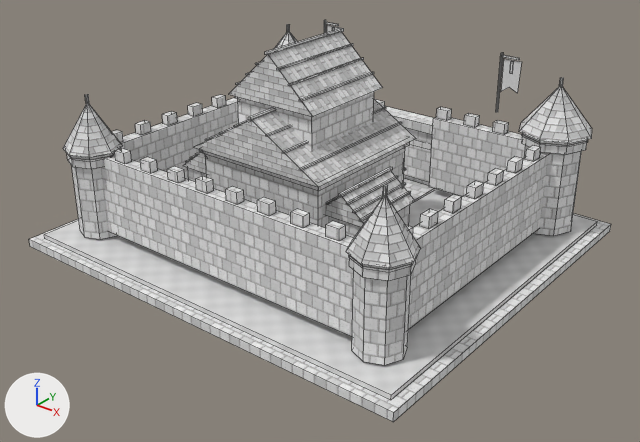
The OBJ model Unity/Assets/Eldoria/ExperimentalAshenCitadel/Meshes/AshenBastion_4.obj: old version first, new version second.
Camera for both pictures: a 50 mm lens placed at (24.1, -30.6, 19.3), pointed at (0.6, -1.2, 1.1). Lighting does not change. The marker at lower left points along +X, +Y and +Z. The picture after the commit comes second. Mesh edges are drawn as thin lines. Where no turn or scale is listed for an object, it has been applied to the vertices. Vertices at exactly the same position are counted once.

Names of what the first picture shows: 'AshenBastion_4'.
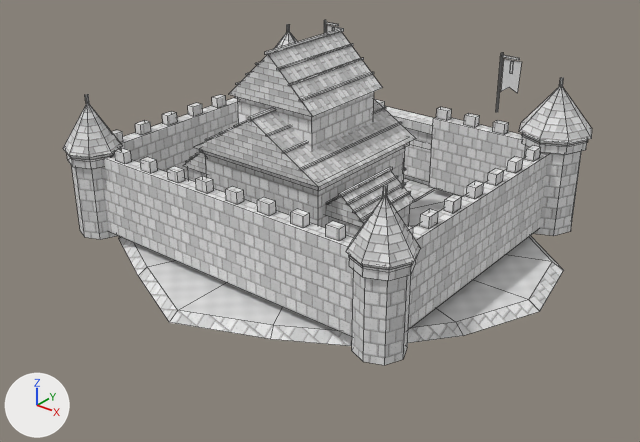
Boxes (x1, y1, x2, y2) around the edits, measured in the pictures (640 x 442 px):
'AshenBastion_4', reshaped (9% narrower, 14% shorter): before (29, 20, 611, 422); after (63, 20, 592, 365)
part 1 of me_ashenbastion_4, rebuilt: before (29, 213, 611, 422); after (119, 189, 564, 346)
part 2 of me_ashenbastion_4, deleted: before (45, 189, 597, 399)

What changed in the scene script:
```text
Change me_ashenbastion_4:
    used by ob_ashenbastion_4; location = (0.0, 0.0, 0.0)
    remove me_ashenbastion_4.from_pydata(...)  # 1804 vertices, 1318 faces; spans x -10.6..10.6, y -9.6..11.2, z -0.5..9.7
    add me_ashenbastion_4.from_pydata(...)  # 1821 vertices, 1338 faces; spans x -11.4..11.5, y -10.3..11.2, z -0.2..9.7
    me_ashenbastion_4 part 1: the loose piece of 8 vertices spanning x -10.6..10.6, y -9.6..9.6, z -0.5..-0.1 is rebuilt with 33 vertices and now spans x -11.4..11.5, y -10.3..9.6, z -0.2..0.1
    me_ashenbastion_4 part 2: the loose piece of 8 vertices spanning x -10.1..10.1, y -9.0..9.0, z -0.1..0.1 is deleted
```
